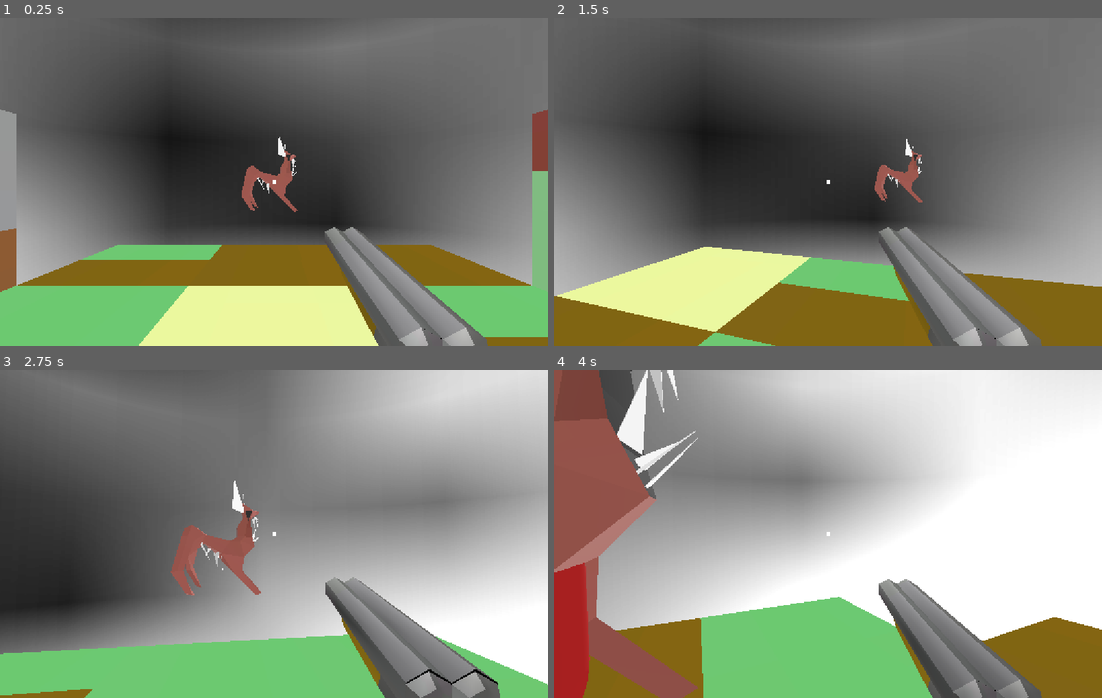
Above: before the commit, frames 1-4 (two rows, left to right).
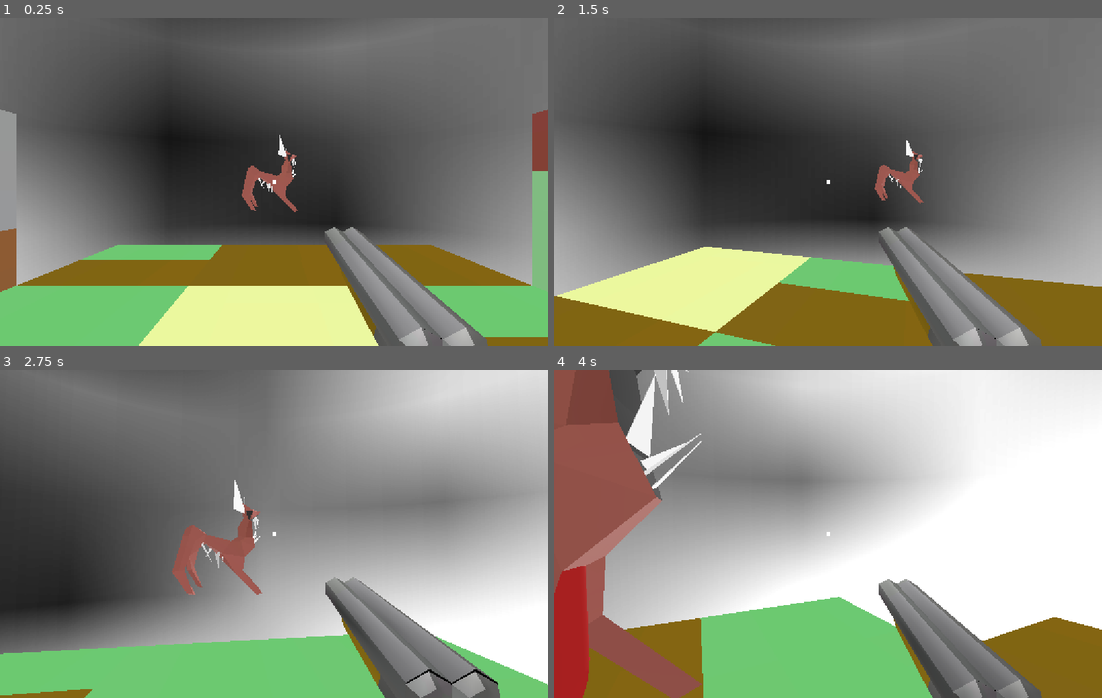
Above: after the commit, the same moments.

Repository: homexhome/Ludum2025
Game: Godot game, scene res://scenes/tiles/level.tscn
Same seed, same stepped clock (60 frames per second), same inputs: the game is played once before the commit and once after it.
Inputs (mouse positions are in pixels of both pictures, inside the frame that each line leads up to):
- Up to frame 1 (0.25 s): no input
- Up to frame 2 (1.5 s): tap Enter (ui_accept) at 0.5, 0.77 s; move the mouse to (948, 165) at 0.52 s; press the mouse at (948, 165) at 0.53 s; hold D (right) 0.53-1.28 s; move the mouse to (800, 182) at 1.27 s; release the mouse at (800, 182) at 1.28 s; hold W (forward) from 1.28 s (still down); click (800, 182) at 1.35 s
- Up to frame 3 (2.75 s): keep holding W (forward); tap Enter (ui_accept) at 1.52 s; move the mouse to (284, 527) at 2.02 s; press the mouse at (284, 527) at 2.03 s
- Up to frame 4 (4 s): keep holding W (forward); move the mouse to (822, 540) at 2.77 s; release the mouse at (822, 540) at 2.78 s; click (822, 540) at 2.85 s; tap Enter (ui_accept) at 3.02, 3.77 s; move the mouse to (866, 537) at 3.52 s; press the mouse at (866, 537) at 3.53 s

The runs differ from the first frame. In frame 1, 0.1% of the frame differs, in the area x 44-55%, y 35-59%; in frame 2, less than 0.1%; in frame 3, 0.3%; in frame 4, 3.8%, in the area x 0-27%, y 0-100%.

Commit message:
anim and smoke

Diff:
--- /dev/null
+++ b/scenes/smoke.tscn
@@ -0,0 +1,12 @@
+[gd_scene load_steps=2 format=3 uid="uid://d37tn52klkpqt"]
+
+[ext_resource type="PackedScene" uid="uid://cojddqxvi4j6h" path="res://smoke.glb" id="1_acmqr"]
+
+[node name="smoke" instance=ExtResource("1_acmqr")]
+
+[node name="Cube" parent="." index="0"]
+transform = Transform3D(0.976371, 0.213986, -0.00371922, -0.214102, 0.976811, -7.75167e-05, 0.0293381, 0.00707396, 0.12321, -0.548382, 0.408145, -0.0666076)
+blend_shapes/4 = 1.0
+
+[node name="AnimationPlayer" parent="." index="1"]
+autoplay = "Smoke"
--- a/scenes/tiles/Enemy.tscn
+++ b/scenes/tiles/Enemy.tscn
@@ -29,4 +29,4 @@
 shape = SubResource("CapsuleShape3D_0xrg5")
 
 [node name="enemy" parent="." instance=ExtResource("2_e3efv")]
-transform = Transform3D(0.393852, -0.0041642, 0, 0.00408331, 0.401654, 0, 0, 0, 0.417563, 0.547894, 1.38546, -0.0204401)
+transform = Transform3D(0.393852, -0.0041642, 0, 0.00408331, 0.401654, 0, 0, 0, 0.417563, 0.571003, 1.38546, -0.0535145)
--- a/scenes/weapon.tscn
+++ b/scenes/weapon.tscn
@@ -1,8 +1,9 @@
-[gd_scene load_steps=24 format=4 uid="uid://dx6320js5byu1"]
+[gd_scene load_steps=25 format=4 uid="uid://dx6320js5byu1"]
 
 [ext_resource type="Script" uid="uid://dau251exialbd" path="res://scripts/weapon.gd" id="1_uxn4k"]
 [ext_resource type="Script" uid="uid://cqcn353up7djs" path="res://scripts/weapon_resource.gd" id="2_bmw2d"]
 [ext_resource type="Material" uid="uid://ca4qpc5t6tp4p" path="res://assets/gun_mat.tres" id="3_cjr6y"]
+[ext_resource type="PackedScene" uid="uid://byydtq5afaky7" path="res://fire.glb" id="4_8fp1k"]
 
 [sub_resource type="Resource" id="Resource_8fp1k"]
 script = ExtResource("2_bmw2d")
@@ -658,6 +659,54 @@
 tracks/26/interp = 1
 tracks/26/loop_wrap = true
 tracks/26/keys = {
+"times": PackedFloat32Array(0),
+"transitions": PackedFloat32Array(1),
+"update": 0,
+"values": [Vector3(1, 1, 1)]
+}
+tracks/27/type = "value"
+tracks/27/imported = false
+tracks/27/enabled = true
+tracks/27/path = NodePath("fire:visible")
+tracks/27/interp = 1
+tracks/27/loop_wrap = true
+tracks/27/keys = {
+"times": PackedFloat32Array(0),
+"transitions": PackedFloat32Array(1),
+"update": 1,
+"values": [false]
+}
+tracks/28/type = "value"
+tracks/28/imported = false
+tracks/28/enabled = true
+tracks/28/path = NodePath("fire:position")
+tracks/28/interp = 1
+tracks/28/loop_wrap = true
+tracks/28/keys = {
+"times": PackedFloat32Array(0),
+"transitions": PackedFloat32Array(1),
+"update": 0,
+"values": [Vector3(0.209985, 0.226703, 0.626684)]
+}
+tracks/29/type = "value"
+tracks/29/imported = false
+tracks/29/enabled = true
+tracks/29/path = NodePath("fire:rotation")
+tracks/29/interp = 1
+tracks/29/loop_wrap = true
+tracks/29/keys = {
+"times": PackedFloat32Array(0),
+"transitions": PackedFloat32Array(1),
+"update": 0,
+"values": [Vector3(1.24028, -2.42982, -2.77103)]
+}
+tracks/30/type = "value"
+tracks/30/imported = false
+tracks/30/enabled = true
+tracks/30/path = NodePath("fire:scale")
+tracks/30/interp = 1
+tracks/30/loop_wrap = true
+tracks/30/keys = {
 "times": PackedFloat32Array(0),
 "transitions": PackedFloat32Array(1),
 "update": 0,
@@ -839,6 +888,54 @@
 "update": 0,
 "values": [Vector3(0, 0, 0), Vector3(0, 0.127, -0.127), Vector3(0, 0, 0)]
 }
+tracks/4/type = "value"
+tracks/4/imported = false
+tracks/4/enabled = true
+tracks/4/path = NodePath("fire:visible")
+tracks/4/interp = 1
+tracks/4/loop_wrap = true
+tracks/4/keys = {
+"times": PackedFloat32Array(0, 0.00571786, 0.103492),
+"transitions": PackedFloat32Array(1, 1, 1),
+"update": 1,
+"values": [false, true, false]
+}
+tracks/5/type = "value"
+tracks/5/imported = false
+tracks/5/enabled = true
+tracks/5/path = NodePath("fire:position")
+tracks/5/interp = 1
+tracks/5/loop_wrap = true
+tracks/5/keys = {
+"times": PackedFloat32Array(0.00512227, 0.1),
+"transitions": PackedFloat32Array(1, 0.25),
+"update": 0,
+"values": [Vector3(0.209985, 0.341781, 0.626684), Vector3(0.733195, 1.07682, 0.198772)]
+}
+tracks/6/type = "value"
+tracks/6/imported = false
+tracks/6/enabled = true
+tracks/6/path = NodePath("fire:rotation")
+tracks/6/interp = 1
+tracks/6/loop_wrap = true
+tracks/6/keys = {
+"times": PackedFloat32Array(0.00512227, 0.1),
+"transitions": PackedFloat32Array(1, 0.435275),
+"update": 0,
+"values": [Vector3(1.24028, -2.42982, -2.77103), Vector3(1.34386, -1.22894, -1.53447)]
+}
+tracks/7/type = "value"
+tracks/7/imported = false
+tracks/7/enabled = true
+tracks/7/path = NodePath("fire:scale")
+tracks/7/interp = 1
+tracks/7/loop_wrap = true
+tracks/7/keys = {
+"times": PackedFloat32Array(0.00512227, 0.1),
+"transitions": PackedFloat32Array(1, 0.277392),
+"update": 0,
+"values": [Vector3(1, 1, 1), Vector3(6.588, 5.081, 4.4)]
+}
 
 [sub_resource type="AnimationLibrary" id="AnimationLibrary_5csnh"]
 _data = {
@@ -1165,3 +1262,7 @@
 sorting_offset = 3.0
 mesh = SubResource("ArrayMesh_ihae7")
 skeleton = NodePath("")
+
+[node name="fire" parent="." instance=ExtResource("4_8fp1k")]
+transform = Transform3D(0.929546, 0.301678, -0.211976, -0.117524, -0.302504, -0.945875, -0.349474, 0.904147, -0.245737, 0.209985, 0.226703, 0.626684)
+visible = false
Binary file added: fire.glb
Not shown, added: fire.glb.import
Binary file added: fire_texture.jpg
Not shown, added: fire_texture.jpg.import
Binary file added: smoke.glb
Not shown, added: smoke.glb.import
Binary file added: smoke_texture.jpg
Not shown, added: smoke_texture.jpg.import
